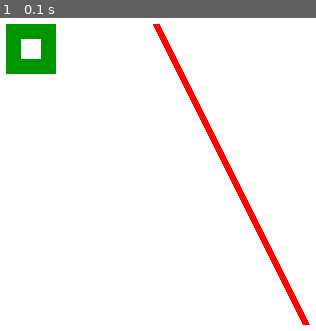
Above: before the commit, frame 1.
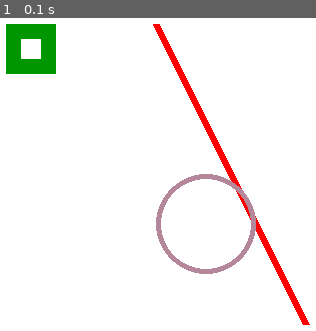
Above: after the commit, the same moment.

Repository: lhscompsci/pygameNotes2025
Game: pygame game, started from rectangles.py
The game is run twice, just before and just after one commit, with the same random seed, the same clock (stepped at 60 frames per second) and the same inputs.
Inputs:
- Up to frame 1 (0.1 s): no input

The runs differ from the first frame. In frame 1, 1.5% of the frame differs, in the area x 49-82%, y 49-82%.

Commit message:
added circles

Diff:
--- a/rectangles.py
+++ b/rectangles.py
@@ -27,6 +27,9 @@
 point1 = (350,100)
 point2 = (500,400)
 pygame.draw.line(screen,red,point1,point2,7)
+# draw circles
+center = (400,300)
+pygame.draw.circle(screen,randColor,center,50,5)
 # update the display
 pygame.display.update()
 
